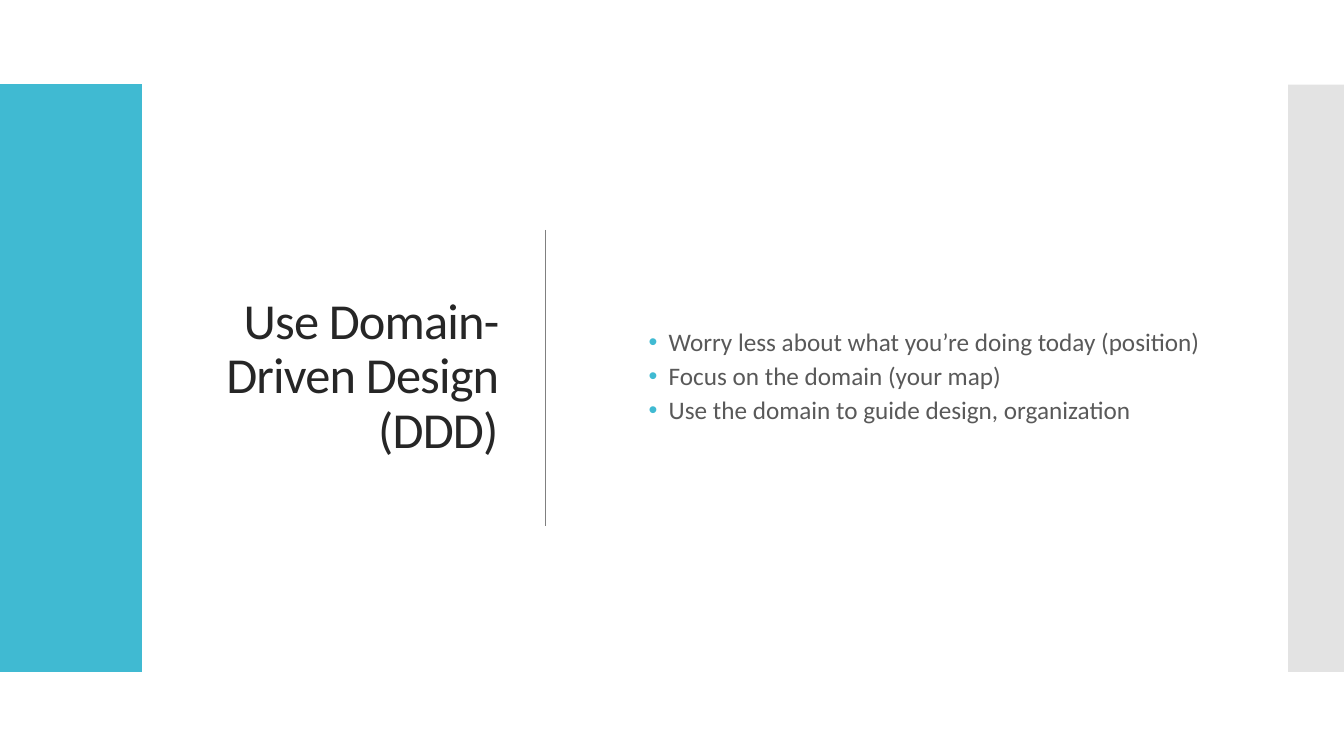
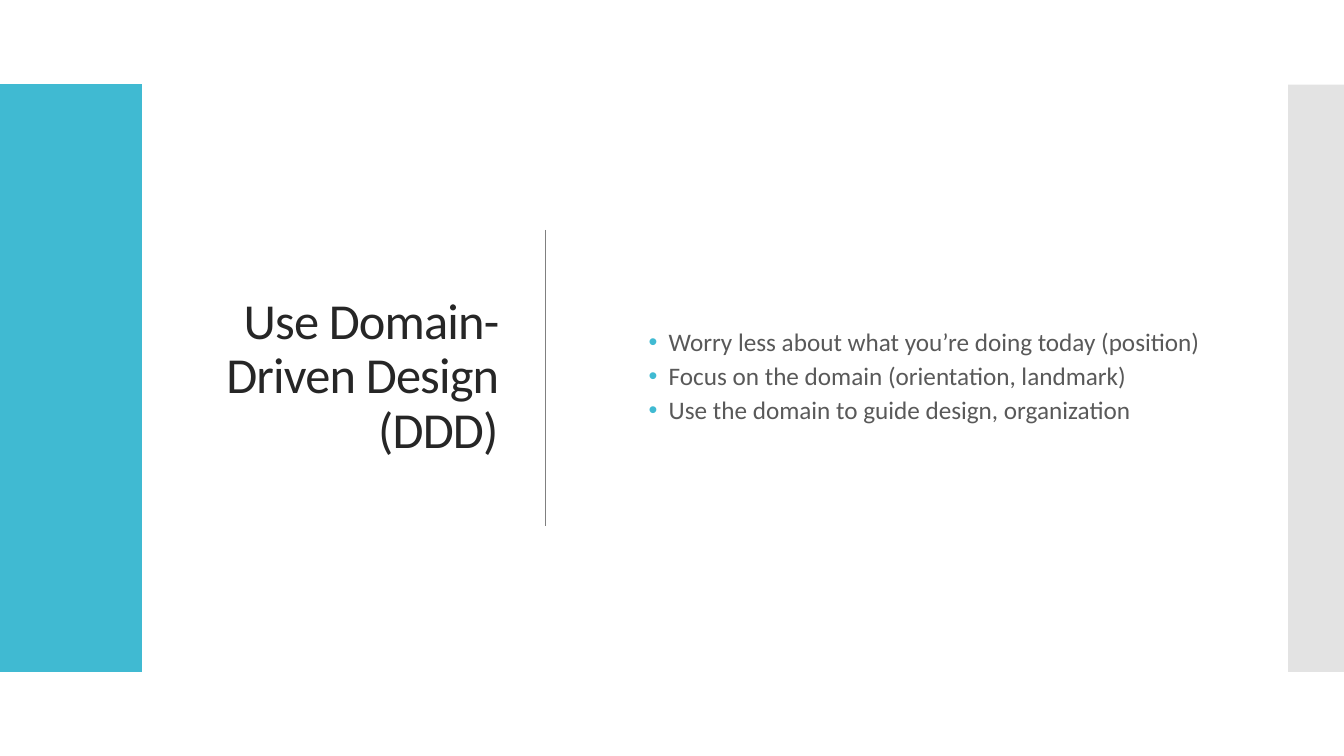
Before and after one commit to nathanagood/tccc2019, a slide deck: slide 8 of on-graceful-decomposition.pptx (slide 7 before the commit). Drawn at 1344x756 pixels with LibreOffice and Linux fonts; fonts in the diff are those of the drawing. Boxes give left, top, right and bottom in pixels: in the first picture for what was removed or moved away, otherwise in the second. Text is boxed around its words. In the diff, an @@ line names an element or a change of style, - is before the commit and + after.

```diff
--- a/on-graceful-decomposition.pptx
+++ b/on-graceful-decomposition.pptx
@@ text at [669,367,1125,389]: text changed @@
-  • Focus on the domain (your map)
+  • Focus on the domain (orientation, landmark)
```
Also in this commit, not shown: 1 slide added.
